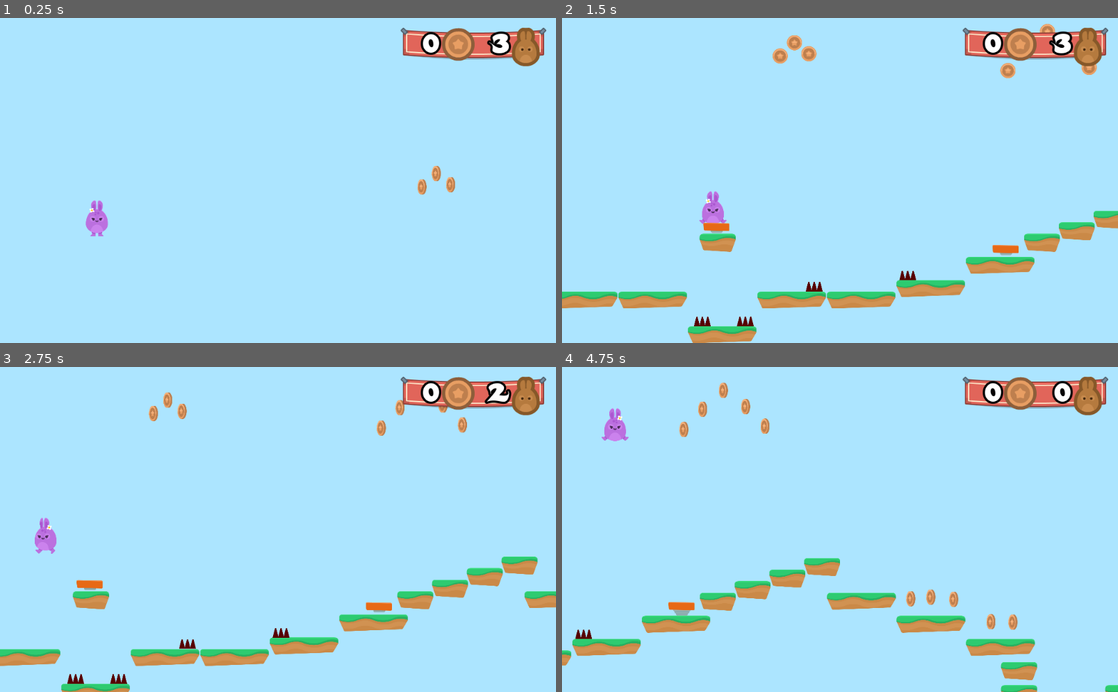
Above: before the commit, frames 1-4 (two rows, left to right).
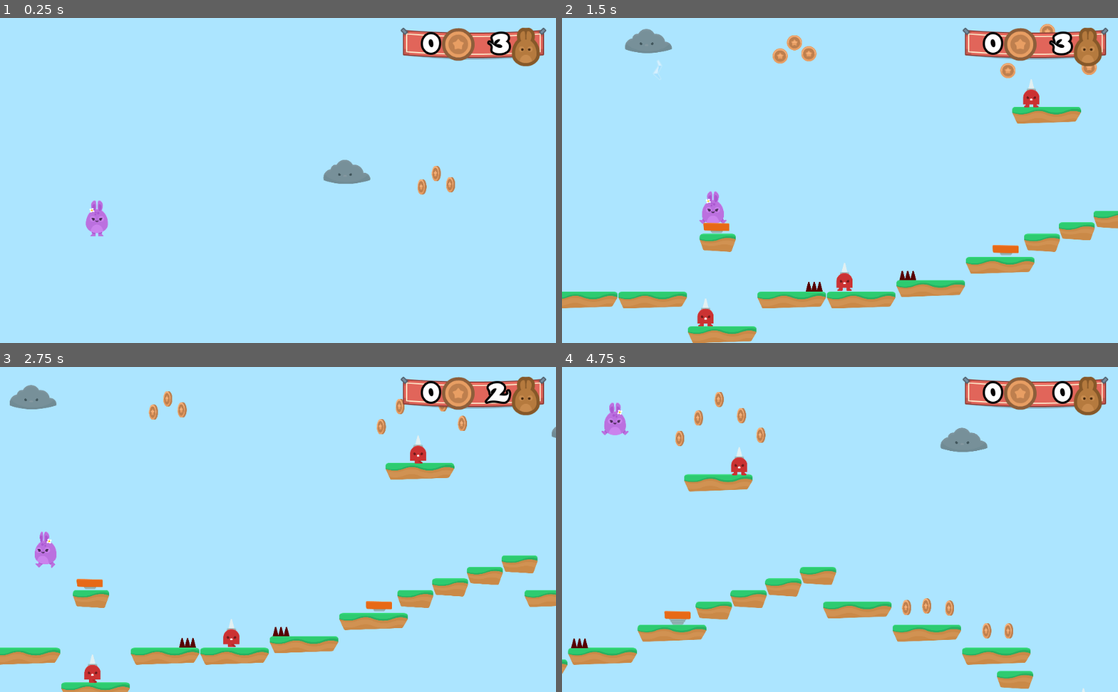
Above: after the commit, the same moments.

Repository: IchibanRei/HoppyDays
Game: Godot game, scene res://Levels/Level1.tscn
Two runs of this game, one before a commit and one after it. Both use one fixed random seed, a clock stepped at 60 frames per second and the inputs below.
Inputs:
- Up to frame 1 (0.25 s): no input
- Up to frame 2 (1.5 s): hold D (right) from 0.53 s (still down); tap Space (jump) at 0.77 s
- Up to frame 3 (2.75 s): tap Space (jump) at 1.52 s; release D (right) at 2.03 s; hold A (left) from 2.03 s (still down)
- Up to frame 4 (4.75 s): release A (left) at 2.78 s; hold D (right) 2.78-4.28 s; tap Space (jump) at 3.02, 3.77, 4.52 s; hold A (left) from 4.28 s (still down)

The runs differ from the first frame. In frame 1, 0.4% of the frame differs, in the area x 58-67%, y 43-52%; in frame 2, 1.6%; in frame 3, 4.5%; in frame 4, 9.8%, in the area x 0-100%, y 4-100%.

Commit message:
Added npcs and victory scene

Diff:
--- /dev/null
+++ b/Items/Particles2D.gd
@@ -0,0 +1 @@
+extends Particles2D
--- /dev/null
+++ b/Items/Portal.gd
@@ -0,0 +1,7 @@
+extends Node2D
+
+
+
+func _on_Area2D_body_entered(body):
+
+	get_tree().call_group("GameState", "win_game")
--- /dev/null
+++ b/Items/Portal.tscn
@@ -0,0 +1,61 @@
+[gd_scene load_steps=8 format=2]
+
+[ext_resource path="res://Items/Portal.gd" type="Script" id=1]
+[ext_resource path="res://GFX/Items/portal_yellow.png" type="Texture" id=2]
+[ext_resource path="res://GFX/Particles/portal_yellowParticle.png" type="Texture" id=3]
+[ext_resource path="res://Items/Particles2D.gd" type="Script" id=4]
+
+[sub_resource type="RectangleShape2D" id=1]
+extents = Vector2( 115.044, 41.6522 )
+
+[sub_resource type="Animation" id=2]
+resource_name = "PortalStretch"
+length = 2.0
+loop = true
+tracks/0/type = "value"
+tracks/0/path = NodePath(".:scale")
+tracks/0/interp = 1
+tracks/0/loop_wrap = true
+tracks/0/imported = false
+tracks/0/enabled = true
+tracks/0/keys = {
+"times": PoolRealArray( 0, 1 ),
+"transitions": PoolRealArray( 1, 1 ),
+"update": 0,
+"values": [ Vector2( 1, 1 ), Vector2( 1.25, 1 ) ]
+}
+
+[sub_resource type="ParticlesMaterial" id=3]
+emission_shape = 1
+emission_sphere_radius = 128.0
+flag_disable_z = true
+gravity = Vector3( 0, 0, 0 )
+angular_velocity = 0.376471
+orbit_velocity = 0.2
+orbit_velocity_random = 0.8
+
+[node name="Portal" type="Node2D"]
+script = ExtResource( 1 )
+
+[node name="Area2D" type="Area2D" parent="."]
+scale = Vector2( 1.12098, 1 )
+
+[node name="Sprite" type="Sprite" parent="Area2D"]
+texture = ExtResource( 2 )
+
+[node name="CollisionShape2D" type="CollisionShape2D" parent="Area2D"]
+visible = false
+shape = SubResource( 1 )
+
+[node name="AnimationPlayer" type="AnimationPlayer" parent="Area2D"]
+autoplay = "PortalStretch"
+anims/PortalStretch = SubResource( 2 )
+
+[node name="Particles2D" type="Particles2D" parent="Area2D"]
+amount = 24
+lifetime = 2.0
+randomness = 1.0
+process_material = SubResource( 3 )
+texture = ExtResource( 3 )
+script = ExtResource( 4 )
+[connection signal="body_entered" from="Area2D" to="." method="_on_Area2D_body_entered"]
--- a/Levels/GameState.gd
+++ b/Levels/GameState.gd
@@ -29,5 +29,9 @@
 	lives +=1
 	update_GUI()
 
+func win_game():
+	get_tree().change_scene("res://Levels/Victory.tscn")
+
+
 func end_game():
 	get_tree().change_scene("res://Levels/GameOver.tscn")
--- a/Levels/Level1.tscn
+++ b/Levels/Level1.tscn
@@ -6,8 +6,11 @@
 [ext_resource path="res://Hazards/SpikeTop.tscn" type="PackedScene" id=4]
 [ext_resource path="res://SFX/Chiptune_Adventures_1.ogg" type="AudioStream" id=5]
 [ext_resource path="res://Items/JumpPad.tscn" type="PackedScene" id=6]
-[ext_resource path="res://GUI/GUI.tscn" type="PackedScene" id=7]
-[ext_resource path="res://Items/Coin.tscn" type="PackedScene" id=8]
+[ext_resource path="res://Items/Portal.tscn" type="PackedScene" id=7]
+[ext_resource path="res://GUI/GUI.tscn" type="PackedScene" id=8]
+[ext_resource path="res://Items/Coin.tscn" type="PackedScene" id=9]
+[ext_resource path="res://NPCs/Spikeman.tscn" type="PackedScene" id=10]
+[ext_resource path="res://NPCs/Cloud.tscn" type="PackedScene" id=11]
 
 [node name="Level1" type="Node2D"]
 script = ExtResource( 1 )
@@ -20,13 +23,9 @@
 tile_set = ExtResource( 3 )
 collision_layer = 2
 format = 1
-tile_data = PoolIntArray( 0, 720906, 0, 196779, 3, 0, 327840, 3, 0, 327851, 3, 0, 458894, 3, 0, 458902, 3, 0, 458923, 3, 0, 589995, 3, 0, 721031, 2, 0, 721037, 2, 0, …(624 unchanged characters)…
+tile_data = PoolIntArray( 0, 720906, 0, 196779, 3, 0, 327840, 3, 0, 327851, 3, 0, 458894, 3, 0, 458902, 3, 0, 458923, 3, 0, 524340, 2, 0, 589995, 3, 0, 721031, 2, 0, 721037, 2, 0, …(624 unchanged characters)…
 
 [node name="Hazards" type="Node" parent="."]
-editor/display_folded = true
-
-[node name="SpikeTop" parent="Hazards" instance=ExtResource( 4 )]
-position = Vector2( 1616.32, 1701.44 )
 
 [node name="SpikeTop2" parent="Hazards" instance=ExtResource( 4 )]
 position = Vector2( 2751.23, 1446.87 )
@@ -34,16 +33,12 @@
 [node name="SpikeTop3" parent="Hazards" instance=ExtResource( 4 )]
 position = Vector2( 2234.47, 1508.2 )
 
-[node name="SpikeTop4" parent="Hazards" instance=ExtResource( 4 )]
-position = Vector2( 1853.83, 1701.52 )
-
 [node name="BGM" type="AudioStreamPlayer" parent="."]
 stream = ExtResource( 5 )
 volume_db = -10.0
 autoplay = true
 
 [node name="Items" type="Node" parent="."]
-editor/display_folded = true
 
 [node name="JumpPad" parent="Items" instance=ExtResource( 6 )]
 position = Vector2( 1693.78, 1182.77 )
@@ -51,56 +46,83 @@
 [node name="JumpPad2" parent="Items" instance=ExtResource( 6 )]
 position = Vector2( 3291.63, 1305.8 )
 
-[node name="GUI" parent="." instance=ExtResource( 7 )]
+[node name="Portal" parent="Items" instance=ExtResource( 7 )]
+position = Vector2( 10674.3, 45.0504 )
+
+[node name="GUI" parent="." instance=ExtResource( 8 )]
 
 [node name="Coins" type="Node" parent="."]
+editor/display_folded = true
 
-[node name="Coin" parent="Coins" instance=ExtResource( 8 )]
+[node name="Coin" parent="Coins" instance=ExtResource( 9 )]
 position = Vector2( 2046.26, 231.096 )
 
-[node name="Coin2" parent="Coins" instance=ExtResource( 8 )]
+[node name="Coin2" parent="Coins" instance=ExtResource( 9 )]
 position = Vector2( 2125.37, 157.257 )
 
-[node name="Coin3" parent="Coins" instance=ExtResource( 8 )]
+[node name="Coin3" parent="Coins" instance=ExtResource( 9 )]
 position = Vector2( 2204.49, 218.789 )
 
-[node name="Coin4" parent="Coins" instance=ExtResource( 8 )]
+[node name="Coin4" parent="Coins" instance=ExtResource( 9 )]
 position = Vector2( 3305.05, 311.968 )
 
-[node name="Coin5" parent="Coins" instance=ExtResource( 8 )]
+[node name="Coin5" parent="Coins" instance=ExtResource( 9 )]
 position = Vector2( 3408.77, 199.451 )
 
-[node name="Coin6" parent="Coins" instance=ExtResource( 8 )]
+[node name="Coin6" parent="Coins" instance=ExtResource( 9 )]
 position = Vector2( 3523.05, 95.7238 )
 
-[node name="Coin7" parent="Coins" instance=ExtResource( 8 )]
+[node name="Coin7" parent="Coins" instance=ExtResource( 9 )]
 position = Vector2( 3646.11, 185.386 )
 
-[node name="Coin8" parent="Coins" instance=ExtResource( 8 )]
+[node name="Coin8" parent="Coins" instance=ExtResource( 9 )]
 position = Vector2( 3753.36, 294.387 )
 
-[node name="Coin9" parent="Coins" instance=ExtResource( 8 )]
+[node name="Coin9" parent="Coins" instance=ExtResource( 9 )]
 position = Vector2( 5001.59, 1377.36 )
 
-[node name="Coin14" parent="Coins" instance=ExtResource( 8 )]
+[node name="Coin14" parent="Coins" instance=ExtResource( 9 )]
 position = Vector2( 4795.9, 1252.54 )
 
-[node name="Coin15" parent="Coins" instance=ExtResource( 8 )]
+[node name="Coin15" parent="Coins" instance=ExtResource( 9 )]
 position = Vector2( 4558.56, 1249.02 )
 
-[node name="Coin16" parent="Coins" instance=ExtResource( 8 )]
+[node name="Coin16" parent="Coins" instance=ExtResource( 9 )]
 position = Vector2( 4669.32, 1240.23 )
 
-[node name="Coin10" parent="Coins" instance=ExtResource( 8 )]
+[node name="Coin10" parent="Coins" instance=ExtResource( 9 )]
 position = Vector2( 5122.9, 1379.12 )
 
-[node name="Coin11" parent="Coins" instance=ExtResource( 8 )]
+[node name="Coin11" parent="Coins" instance=ExtResource( 9 )]
 position = Vector2( 6005.46, 1342.2 )
 
-[node name="Coin12" parent="Coins" instance=ExtResource( 8 )]
+[node name="Coin12" parent="Coins" instance=ExtResource( 9 )]
 position = Vector2( 6086.33, 1336.93 )
 
-[node name="Coin13" parent="Coins" instance=ExtResource( 8 )]
+[node name="Coin13" parent="Coins" instance=ExtResource( 9 )]
 position = Vector2( 6167.2, 1336.93 )
 
+[node name="NPCs" type="Node" parent="."]
+
+[node name="Spikeman" parent="NPCs" instance=ExtResource( 10 )]
+position = Vector2( 1734.23, 1651.17 )
+
+[node name="Spikeman2" parent="NPCs" instance=ExtResource( 10 )]
+position = Vector2( 2501.82, 1454.38 )
+
+[node name="Spikeman3" parent="NPCs" instance=ExtResource( 10 )]
+position = Vector2( 3533.56, 437.749 )
+
+[node name="Spikeman4" parent="NPCs" instance=ExtResource( 10 )]
+position = Vector2( 5435.17, 1773.84 )
+
+[node name="Cloud" parent="NPCs" instance=ExtResource( 11 )]
+position = Vector2( 1693.37, 148.401 )
+
+[node name="Cloud2" parent="NPCs" instance=ExtResource( 11 )]
+position = Vector2( 4687.89, 320.653 )
+
+[node name="Cloud3" parent="NPCs" instance=ExtResource( 11 )]
+position = Vector2( 6301.76, 349.803 )
+
 [editable path="Player"]
--- /dev/null
+++ b/Levels/Victory.tscn
@@ -0,0 +1,25 @@
+[gd_scene load_steps=2 format=2]
+
+[ext_resource path="res://Levels/GameOver.tscn" type="PackedScene" id=1]
+
+[node name="Victory" instance=ExtResource( 1 )]
+
+[node name="VBoxContainer" parent="CenterContainer" index="0"]
+margin_left = 212.0
+margin_right = 812.0
+
+[node name="Label" parent="CenterContainer/VBoxContainer" index="0"]
+margin_right = 600.0
+text = "You Win!"
+
+[node name="HBoxContainer" parent="CenterContainer/VBoxContainer" index="1"]
+margin_right = 600.0
+
+[node name="RestartButton" parent="CenterContainer/VBoxContainer/HBoxContainer" index="0"]
+margin_left = 77.0
+margin_right = 129.0
+
+[node name="Label" parent="CenterContainer/VBoxContainer/HBoxContainer" index="1"]
+margin_left = 133.0
+margin_right = 523.0
+text = "Play Again!"
--- /dev/null
+++ b/NPCs/Cloud.gd
@@ -0,0 +1,18 @@
+extends Node2D
+
+
+var timeout = false
+
+
+func _process(delta):
+	if $Sprite/RayCast2D.is_colliding():
+		fire()
+
+func fire():
+	if  not timeout:
+		$Sprite/RayCast2D.add_child(load("res://NPCs/Lightning.tscn").instance())
+		$Sprite/Timer.start()
+		timeout = true
+
+func _on_Timer_timeout():
+	timeout = false
--- /dev/null
+++ b/NPCs/Cloud.tscn
@@ -0,0 +1,42 @@
+[gd_scene load_steps=4 format=2]
+
+[ext_resource path="res://NPCs/Cloud.gd" type="Script" id=1]
+[ext_resource path="res://GFX/Enemies/cloud.png" type="Texture" id=2]
+
+[sub_resource type="Animation" id=1]
+resource_name = "CloudDrift"
+length = 8.0
+loop = true
+step = 1.0
+tracks/0/type = "value"
+tracks/0/path = NodePath(".:position")
+tracks/0/interp = 1
+tracks/0/loop_wrap = true
+tracks/0/imported = false
+tracks/0/enabled = true
+tracks/0/keys = {
+"times": PoolRealArray( 0, 2, 6 ),
+"transitions": PoolRealArray( 1, 1, 1 ),
+"update": 0,
+"values": [ Vector2( 0, 0 ), Vector2( -500, 0 ), Vector2( 500, 0 ) ]
+}
+
+[node name="Cloud" type="Node2D"]
+script = ExtResource( 1 )
+
+[node name="Sprite" type="Sprite" parent="."]
+self_modulate = Color( 0.52549, 0.6, 0.631373, 1 )
+texture = ExtResource( 2 )
+
+[node name="AnimationPlayer" type="AnimationPlayer" parent="Sprite"]
+autoplay = "CloudDrift"
+anims/CloudDrift = SubResource( 1 )
+
+[node name="Timer" type="Timer" parent="Sprite"]
+one_shot = true
+
+[node name="RayCast2D" type="RayCast2D" parent="Sprite"]
+position = Vector2( 0, 60 )
+enabled = true
+cast_to = Vector2( 0, 1000 )
+[connection signal="timeout" from="Sprite/Timer" to="." method="_on_Timer_timeout"]
--- /dev/null
+++ b/NPCs/Lightning.gd
@@ -0,0 +1,21 @@
+extends Node2D
+const SPEED = 500
+
+func _ready():
+	set_as_toplevel(true)
+	global_position = get_parent().global_position
+
+func _process(delta):
+	position.y += SPEED * delta
+	manage_collision()
+
+
+func manage_collision():
+	var collider = $Area2D.get_overlapping_bodies()
+	for object in collider:
+		if object.name == "Player":
+			get_tree().call_group("GameState", "hurt")
+		queue_free()
+
+func _on_VisibilityNotifier2D_viewport_exited(viewport):
+	queue_free()
--- /dev/null
+++ b/NPCs/Lightning.tscn
@@ -0,0 +1,35 @@
+[gd_scene load_steps=6 format=2]
+
+[ext_resource path="res://NPCs/Lightning.gd" type="Script" id=1]
+[ext_resource path="res://GFX/Particles/lighting_blue.png" type="Texture" id=2]
+[ext_resource path="res://GFX/Particles/lighting_yellow.png" type="Texture" id=3]
+
+[sub_resource type="SpriteFrames" id=1]
+animations = [ {
+"frames": [ ExtResource( 2 ), ExtResource( 3 ) ],
+"loop": true,
+"name": "default",
+"speed": 5.0
+} ]
+
+[sub_resource type="RectangleShape2D" id=2]
+extents = Vector2( 27.7423, 56.5455 )
+
+[node name="Lightning" type="Node2D"]
+script = ExtResource( 1 )
+
+[node name="Area2D" type="Area2D" parent="."]
+collision_layer = 4
+collision_mask = 3
+
+[node name="AnimatedSprite" type="AnimatedSprite" parent="Area2D"]
+frames = SubResource( 1 )
+playing = true
+
+[node name="CollisionShape2D" type="CollisionShape2D" parent="Area2D"]
+visible = false
+position = Vector2( 0.475647, -0.237823 )
+shape = SubResource( 2 )
+
+[node name="VisibilityNotifier2D" type="VisibilityNotifier2D" parent="Area2D"]
+[connection signal="viewport_exited" from="Area2D/VisibilityNotifier2D" to="." method="_on_VisibilityNotifier2D_viewport_exited"]
--- /dev/null
+++ b/NPCs/Spikeman.tscn
@@ -0,0 +1,86 @@
+[gd_scene load_steps=8 format=2]
+
+[ext_resource path="res://Hazards/hazards.gd" type="Script" id=1]
+[ext_resource path="res://GFX/Enemies/spikeMan_stand.png" type="Texture" id=2]
+[ext_resource path="res://GFX/Enemies/spikeMan_walk1.png" type="Texture" id=3]
+[ext_resource path="res://GFX/Enemies/spikeMan_walk2.png" type="Texture" id=4]
+
+[sub_resource type="SpriteFrames" id=1]
+animations = [ {
+"frames": [ ExtResource( 2 ) ],
+"loop": true,
+"name": "stand",
+"speed": 5.0
+}, {
+"frames": [ ExtResource( 3 ), ExtResource( 4 ) ],
+"loop": true,
+"name": "walk",
+"speed": 5.0
+} ]
+
+[sub_resource type="CapsuleShape2D" id=2]
+radius = 44.7276
+height = 65.2342
+
+[sub_resource type="Animation" id=3]
+resource_name = "Spikeman"
+length = 6.0
+loop = true
+step = 1.0
+tracks/0/type = "value"
+tracks/0/path = NodePath(".:position")
+tracks/0/interp = 1
+tracks/0/loop_wrap = true
+tracks/0/imported = false
+tracks/0/enabled = true
+tracks/0/keys = {
+"times": PoolRealArray( 0, 1, 2, 4, 5 ),
+"transitions": PoolRealArray( 1, 1, 1, 1, 1 ),
+"update": 0,
+"values": [ Vector2( 0, 0 ), Vector2( -100, 0 ), Vector2( -100, 0 ), Vector2( 100, 0 ), Vector2( 100, 0 ) ]
+}
+tracks/1/type = "value"
+tracks/1/path = NodePath("AnimatedSprite:animation")
+tracks/1/interp = 1
+tracks/1/loop_wrap = true
+tracks/1/imported = false
+tracks/1/enabled = true
+tracks/1/keys = {
+"times": PoolRealArray( 0, 1, 2, 4, 5 ),
+"transitions": PoolRealArray( 1, 1, 1, 1, 1 ),
+"update": 1,
+"values": [ "walk", "stand", "walk", "stand", "walk" ]
+}
+tracks/2/type = "value"
+tracks/2/path = NodePath("AnimatedSprite:flip_h")
+tracks/2/interp = 1
+tracks/2/loop_wrap = true
+tracks/2/imported = false
+tracks/2/enabled = true
+tracks/2/keys = {
+"times": PoolRealArray( 0, 2, 5 ),
+"transitions": PoolRealArray( 1, 1, 1 ),
+"update": 1,
+"values": [ true, false, true ]
+}
+
+[node name="Spikeman" type="Node2D"]
+
+[node name="Area2D" type="Area2D" parent="."]
+collision_layer = 4
+script = ExtResource( 1 )
+
+[node name="AnimatedSprite" type="AnimatedSprite" parent="Area2D"]
+frames = SubResource( 1 )
+animation = "walk"
+playing = true
+flip_h = true
+
+[node name="CollisionShape2D" type="CollisionShape2D" parent="Area2D"]
+visible = false
+shape = SubResource( 2 )
+
+[node name="AnimationPlayer" type="AnimationPlayer" parent="Area2D"]
+autoplay = "Spikeman"
+anims/Spikeman = SubResource( 3 )
+[connection signal="body_entered" from="Area2D" to="Area2D" method="_on_SpikeTop_body_entered"]
Not shown: 1 places in Levels/Level1.tscn that only renumber resources
